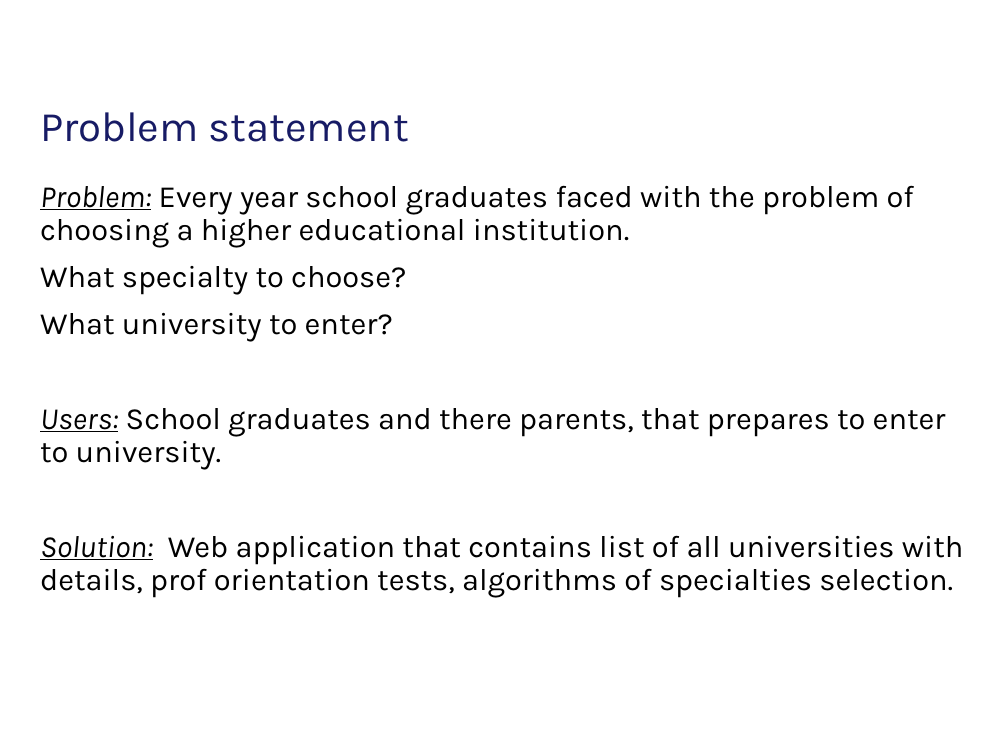
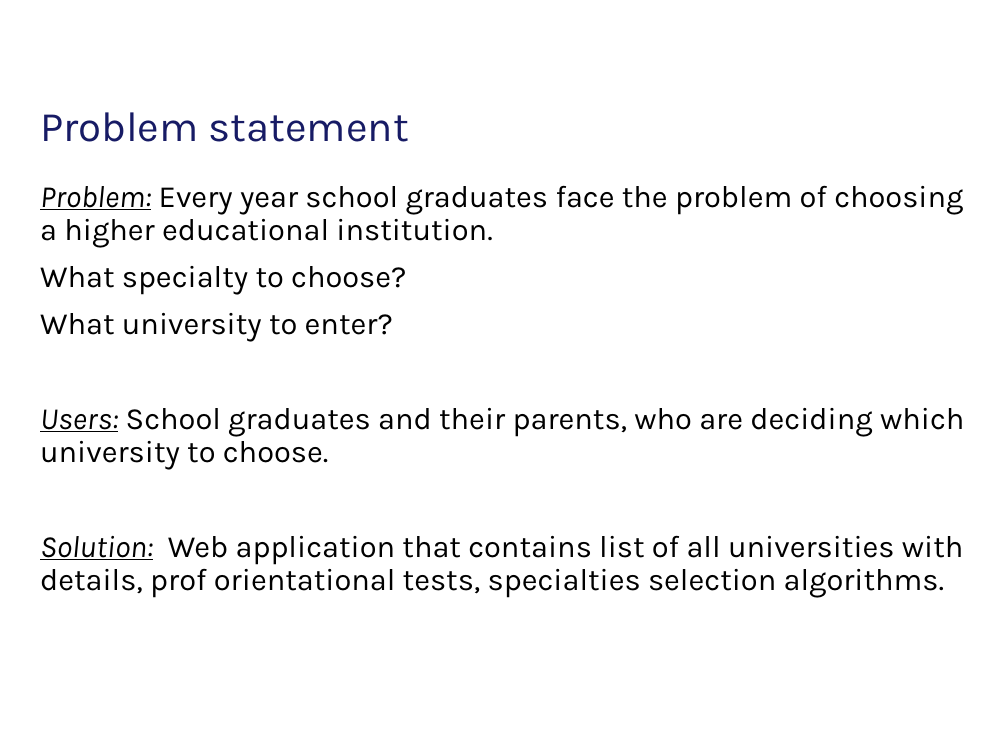
Before and after one commit to tarasiscom/Lv-273, a slide deck: slide 3 of prototypes/EPA.pptx. Drawn at 1008x756 pixels with LibreOffice and Linux fonts; fonts in the diff are those of the drawing; background and template pictures are left out. Boxes give left, top, right and bottom in pixels: in the first picture for what was removed or moved away, otherwise in the second. Text is boxed around its words. In the diff, an @@ line names an element or a change of style, - is before the commit and + after.

Commit message:
presentation

```diff
--- a/prototypes/EPA.pptx
+++ b/prototypes/EPA.pptx
@@ text at (x1=40, y1=185, x2=963, y2=248): text changed @@
-Problem: Every year school graduates faced with the problem of choosing a higher educational institution.
+Problem: Every year school graduates face the problem of choosing a higher educational institution.
@@ text at (x1=40, y1=408, x2=964, y2=598): text changed @@
-Users: School graduates and there parents, that prepares to enter to university.
-Solution: Web application that contains list of all universities with details, prof orientation tests, algorithms of specialties selection.
+Users: School graduates and their parents, who are deciding which university to choose.
+Solution: Web application that contains list of all universities with details, prof orientational tests, specialties selection algorithms.
```
Also in this commit, not shown: 3 other slides changed.
